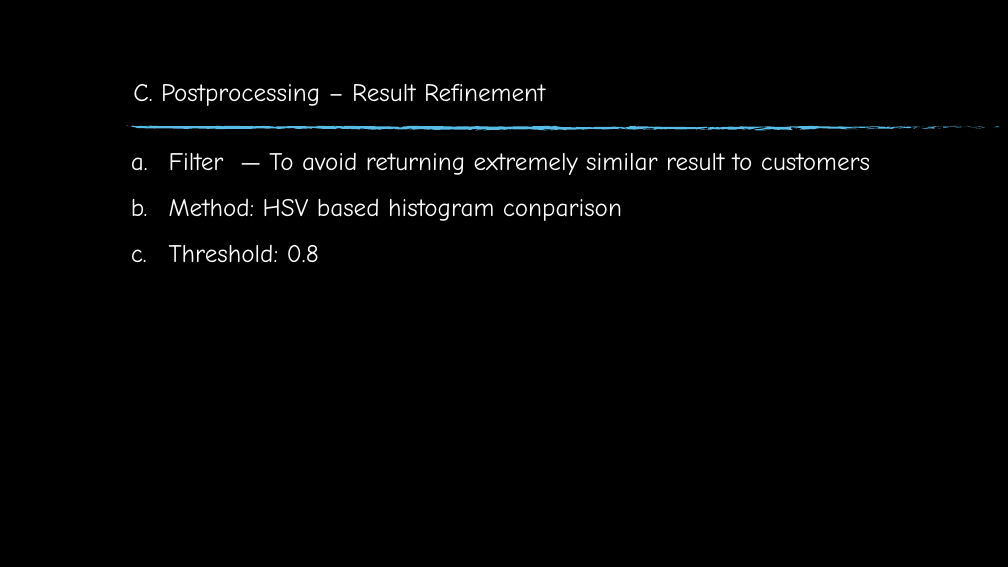
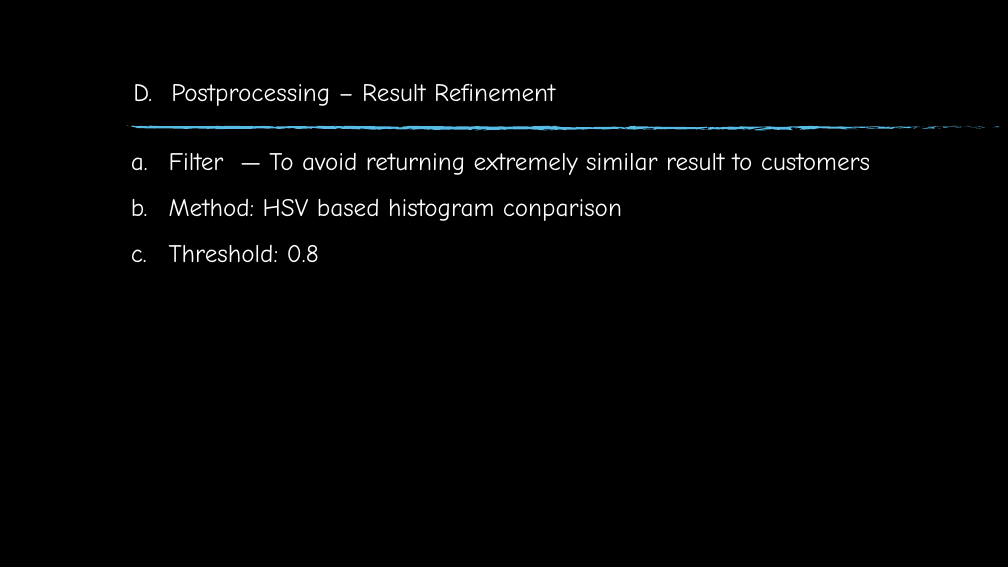
Before and after one commit to GatHors/ImageProcessing, a slide deck: slide 26 of Report & presentation/FinalReport_Gathors.pptm. Drawn at 1008x567 pixels with LibreOffice and Linux fonts; fonts in the diff are those of the drawing; background and template pictures are left out. Boxes give left, top, right and bottom in pixels: in the first picture for what was removed or moved away, otherwise in the second. Text is boxed around its words. In the diff, an @@ line names an element or a change of style, - is before the commit and + after.

Commit message:
Title unified

```diff
--- a/Report & presentation/FinalReport_Gathors.pptm
+++ b/Report & presentation/FinalReport_Gathors.pptm
@@ title at box(171, 84, 555, 106): text changed @@
-C. Postprocessing – Result Refinement
+D. Postprocessing – Result Refinement
```
Also in this commit, not shown: 8 other slides changed, 1 slide removed.
